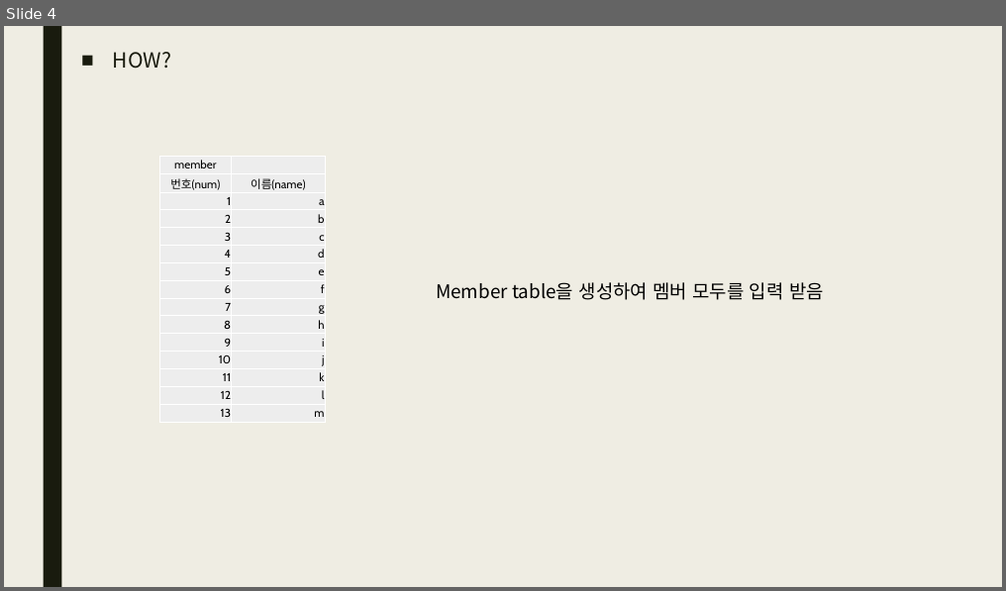
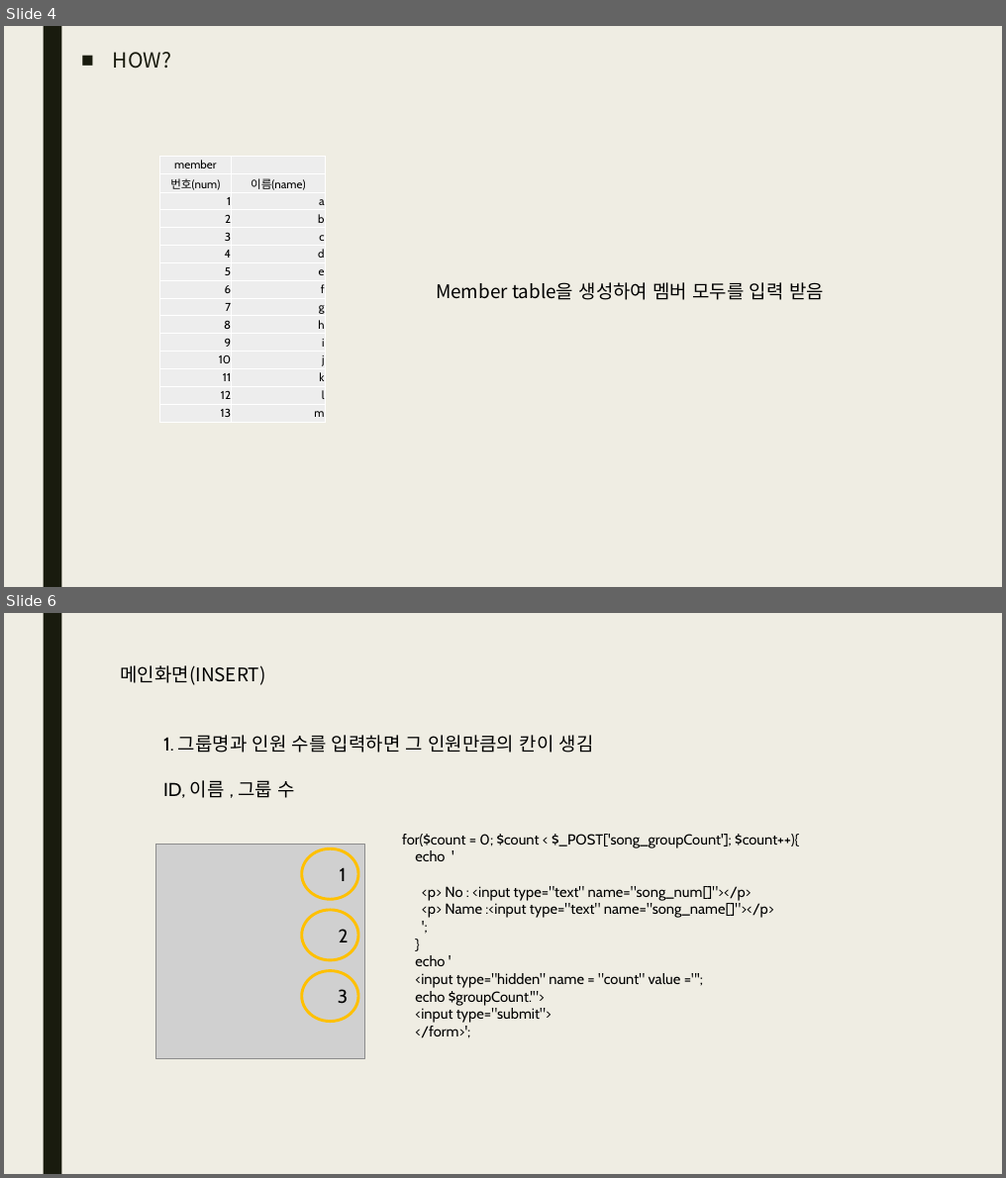
Before and after one commit to qhftkf1/02.S01_GroupMaker, a slide deck: S01_그룹 지정하기.pptx. Shown one above the other, each under a label of ours: slide 4 before the commit, slides 4 and 6 after it; the slides between them are not shown. The pictures are 1006x591 and 1006x1178 pixels, drawn with LibreOffice and Linux fonts; fonts in the diff are those of the drawing; grey boxes stand for pictures. Boxes give left, top, right and bottom in pixels: in the first picture for what was removed or moved away, otherwise in the second. Text is boxed around its words. In the diff, an @@ line names an element or a change of style, - is before the commit and + after.

```diff
--- a/S01_그룹 지정하기.pptx
+++ b/S01_그룹 지정하기.pptx
@@ slide 6 added at (4, 613, 1002, 1174), background #EFEDE3; not listed: 1 template element that a slide beside it also shows @@
@@ text added at (121, 665, 266, 685), 18 pt, text #000000 @@
+메인화면(INSERT)
@@ text added at (163, 735, 594, 798), 18 pt, text #000000 @@
+1. 그룹명과 인원 수를 입력하면 그 인원만큼의 칸이 생김
+ID, 이름 , 그룹 수
@@ picture added at (156, 845, 364, 1059) @@
@@ ellipse added at (302, 849, 358, 899), outline #FFC000 2.75 pt @@
@@ text added at (402, 834, 799, 1039), 14 pt, text #000000 @@
+for($count = 0; $count < $_POST['song_groupCount']; $count++){
+echo '
+<p> No : <input type="text" name="song_num[]"></p>
+<p> Name :<input type="text" name="song_name[]"></p>
+';
+}
+echo '
+<input type="hidden" name = "count" value ="';
+echo $groupCount.'">
+<input type="submit">
+</form>';
@@ text added at (340, 867, 347, 881), 18 pt, text #000000 @@
+1
@@ ellipse added at (302, 910, 358, 960), outline #FFC000 2.75 pt @@
@@ text added at (339, 929, 349, 943), 18 pt, text #000000 @@
+2
@@ ellipse added at (302, 970, 358, 1021), outline #FFC000 2.75 pt @@
@@ text added at (338, 989, 348, 1004), 18 pt, text #000000 @@
+3
```
Also in this commit, not shown: 1 slide changed, 6 other slides added, 8 other files.
